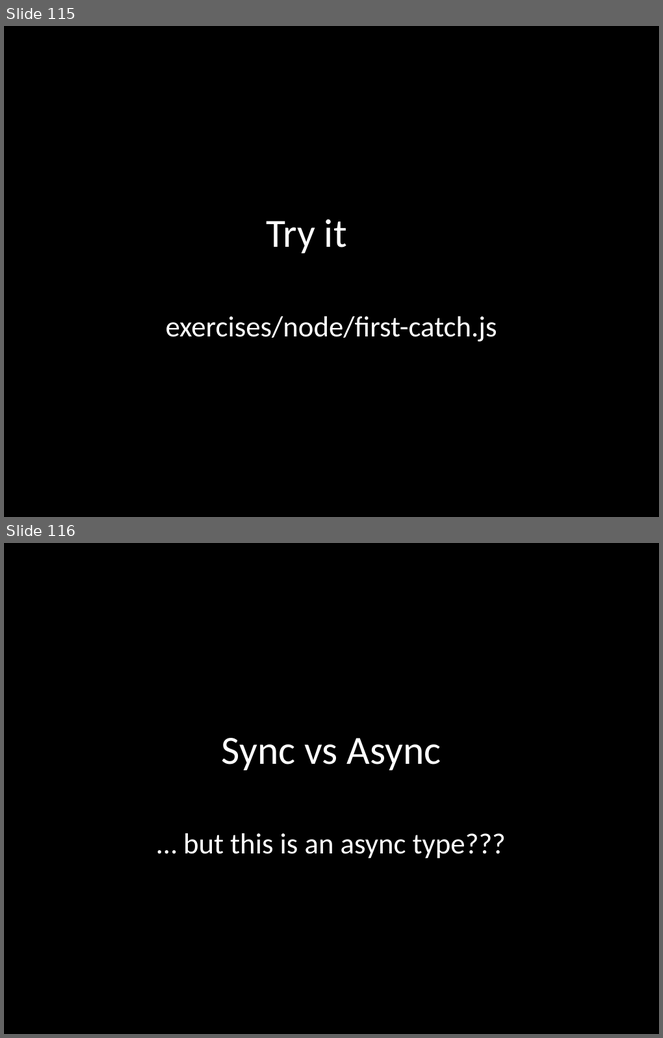
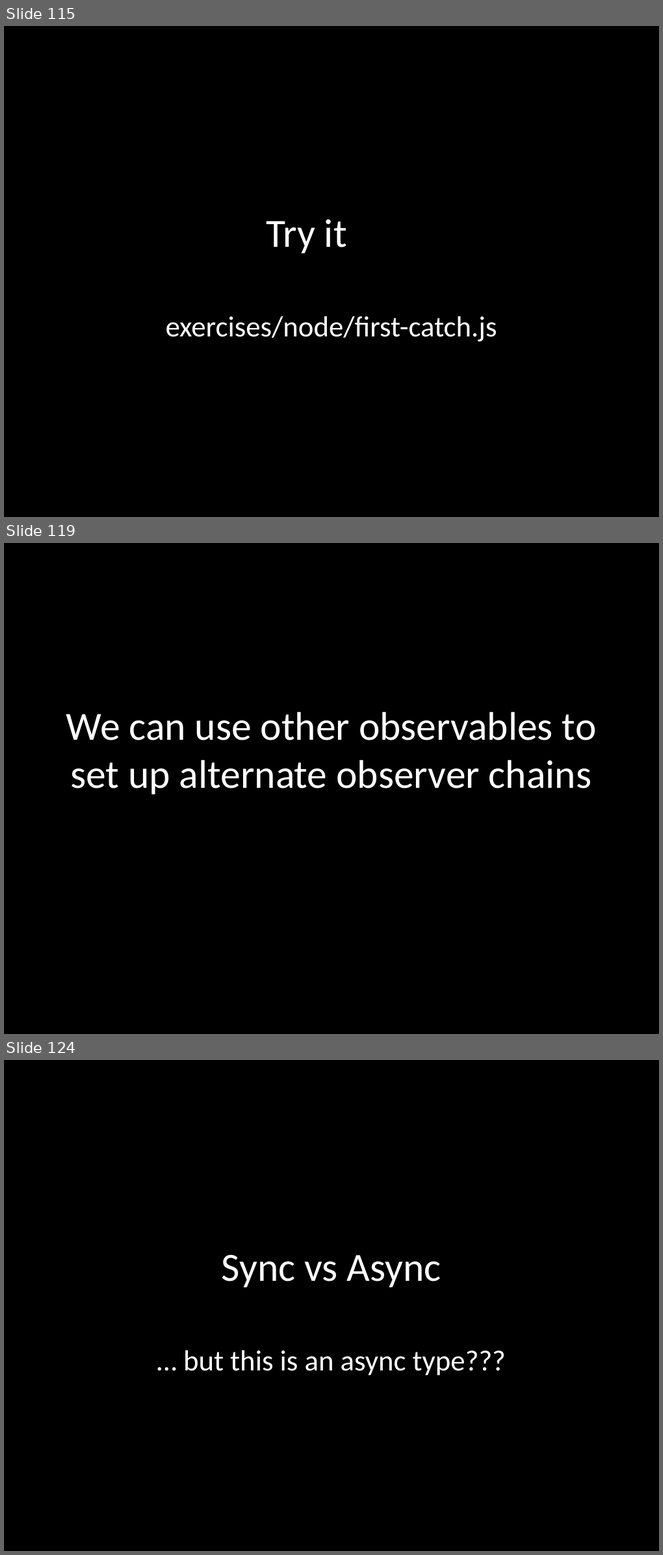
Before and after one commit to benlesh/rxjs-workshop-angular, a slide deck: rxjs-workshop.pptx. Shown one above the other, each under a label of ours: slides 115 and 116 before the commit, slides 115, 119 and 124 after it; the slides between them are not shown. The pictures are 663x1038 and 663x1555 pixels, drawn with LibreOffice and Linux fonts; fonts in the diff are those of the drawing. Boxes give left, top, right and bottom in pixels: in the first picture for what was removed or moved away, otherwise in the second. Text is boxed around its words. In the diff, an @@ line names an element or a change of style, - is before the commit and + after.

```diff
--- a/rxjs-workshop.pptx
+++ b/rxjs-workshop.pptx
@@ slide 119 added at (x1=4, y1=543, x2=659, y2=1034), background #000000 @@
@@ title added at (x1=66, y1=712, x2=597, y2=795), 44 pt, text #FFFFFF @@
+We can use other observables to set up alternate observer chains
@@ what was slide 116 is now slide 124 @@
```
Also in this commit, not shown: 2 slides changed, 7 other slides added, 8 other files.
